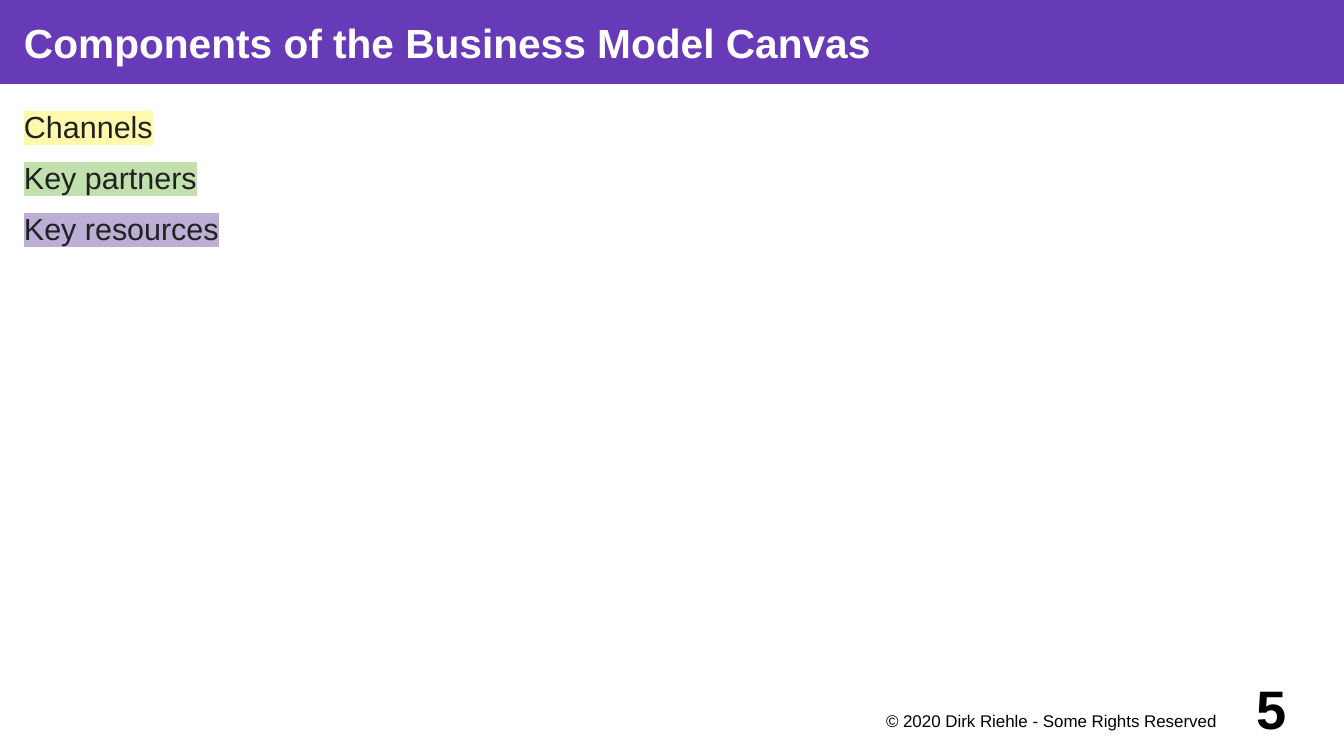
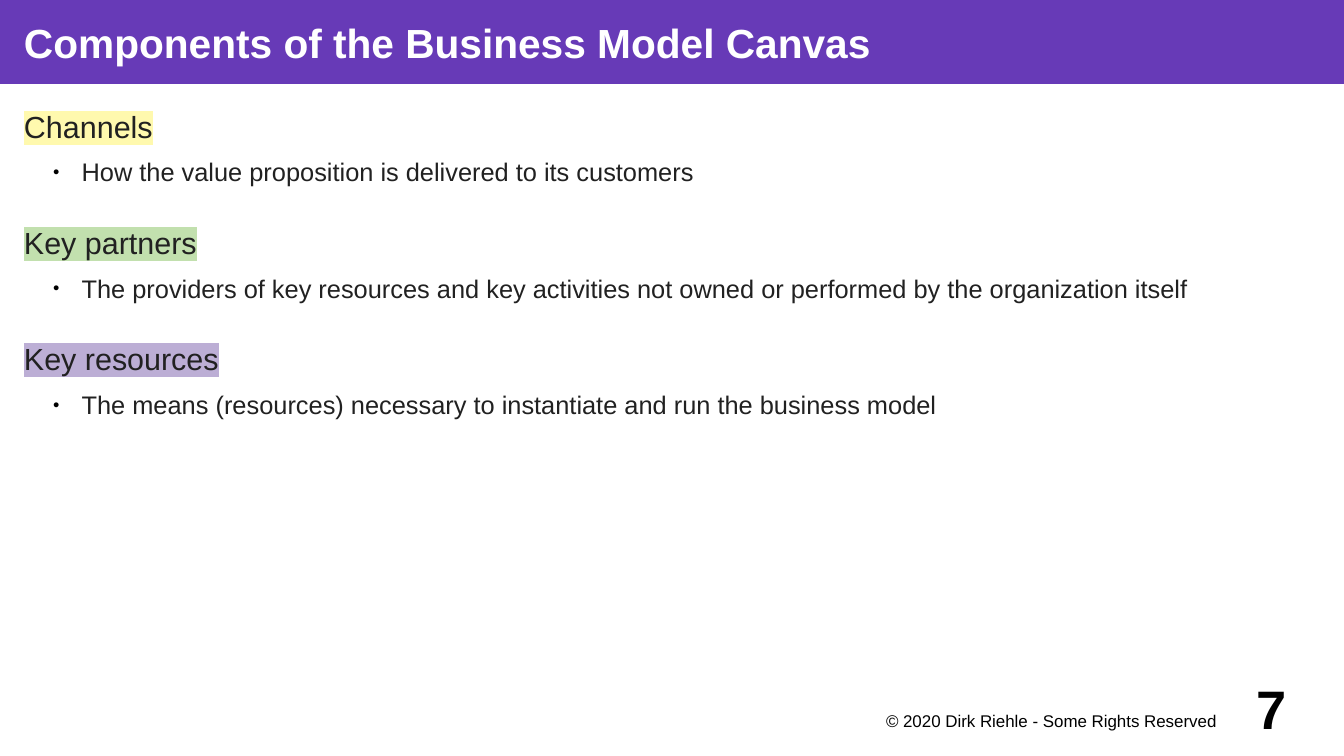
Before and after one commit to dirkriehle/coss-course, a slide deck: slide 7 of Lecture slides/COSS A03 - The Business Model Canvas.odp (slide 5 before the commit). Drawn at 1344x756 pixels with LibreOffice and Linux fonts; fonts in the diff are those of the drawing. Boxes give left, top, right and bottom in pixels: in the first picture for what was removed or moved away, otherwise in the second. Text is boxed around its words. In the diff, an @@ line names an element or a change of style, - is before the commit and + after.

```diff
--- a/Lecture slides/COSS A03 - The Business Model Canvas.odp
+++ b/Lecture slides/COSS A03 - The Business Model Canvas.odp
@@ text at (x1=82, y1=162, x2=693, y2=187): paragraph added @@
+  ● How the value proposition is delivered to its customers
@@ text at (x1=82, y1=279, x2=1187, y2=303): paragraph added @@
+  ● The providers of key resources and key activities not owned or performed by the organization itself
@@ text at (x1=82, y1=395, x2=936, y2=419): paragraph added @@
+  ● The means (resources) necessary to instantiate and run the business model
@@ page number at (x1=1257, y1=691, x2=1287, y2=729): text changed @@
-5
+7
```
Also in this commit, not shown: 4 other slides changed, 2 slides added, 28 other files.
